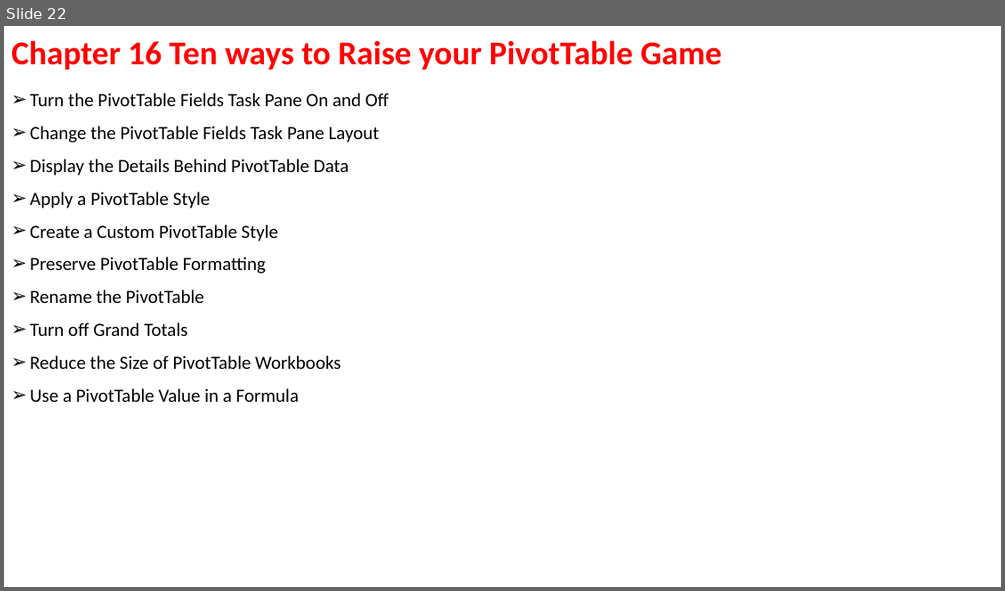
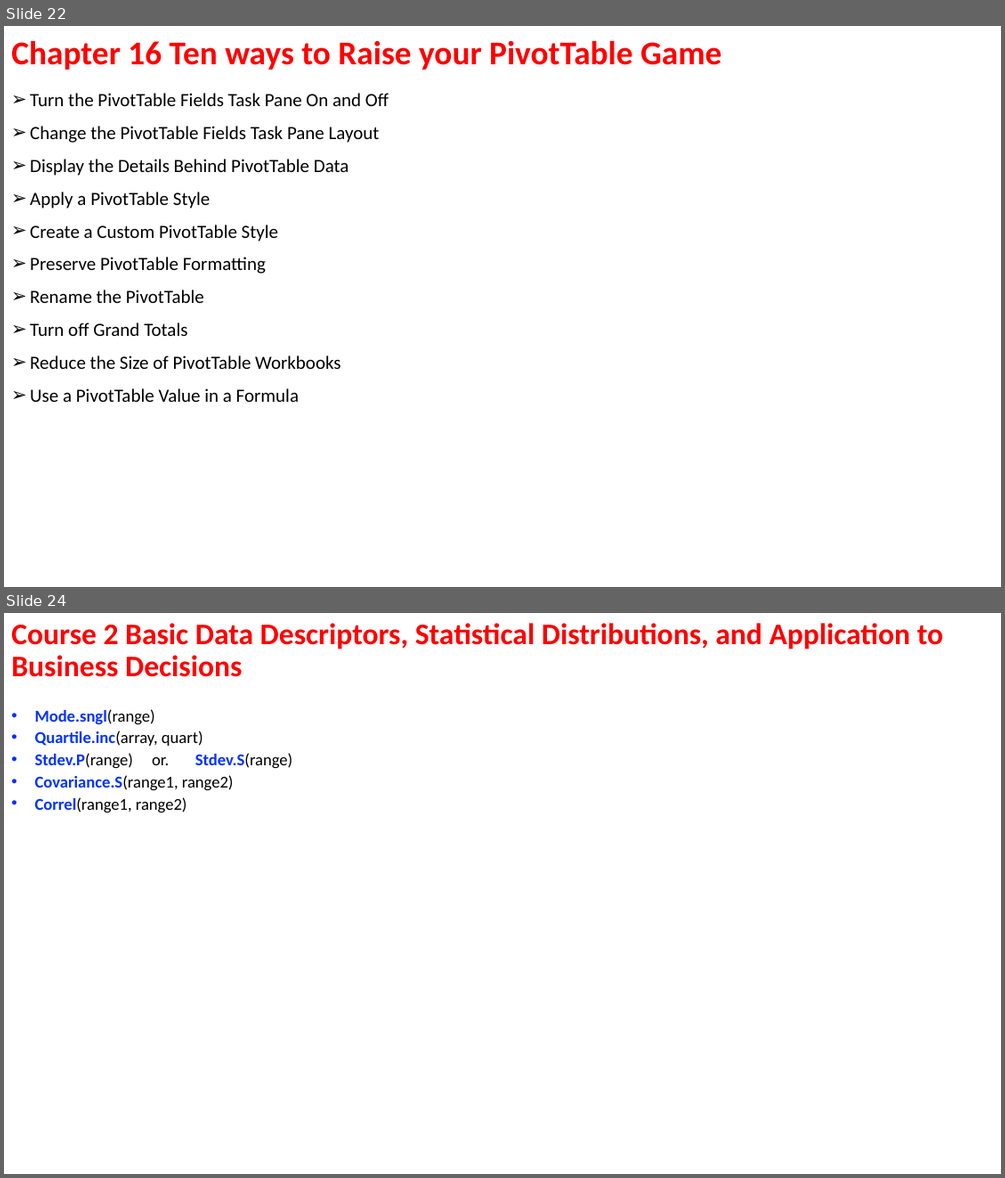
Before and after one commit to ArielMei/arielmei.github.io, a slide deck: EXCEL/ExcelDataAnalysisFD_Examples/Excel data analysis for dummies Outline.pptx. Shown one above the other, each under a label of ours: slide 22 before the commit, slides 22 and 24 after it; the slides between them are not shown. The pictures are 1005x591 and 1005x1178 pixels, drawn with LibreOffice and Linux fonts; fonts in the diff are those of the drawing. Boxes give left, top, right and bottom in pixels: in the first picture for what was removed or moved away, otherwise in the second. Text is boxed around its words. In the diff, an @@ line names an element or a change of style, - is before the commit and + after.

```diff
--- a/EXCEL/ExcelDataAnalysisFD_Examples/Excel data analysis for dummies Outline.pptx
+++ b/EXCEL/ExcelDataAnalysisFD_Examples/Excel data analysis for dummies Outline.pptx
@@ slide 24 added at (x1=4, y1=613, x2=1001, y2=1174), background #FFFFFF @@
@@ title added at (x1=11, y1=623, x2=943, y2=677), 28.8 pt, text #FF0000, bold @@
+Course 2 Basic Data Descriptors, Statistical Distributions, and Application to Business Decisions
@@ text added at (x1=35, y1=709, x2=293, y2=813), 16 pt, text #000000 @@
+• Mode.sngl(range)
+• Quartile.inc(array, quart)
+• Stdev.P(range) or. Stdev.S(range)
+• Covariance.S(range1, range2)
+• Correl(range1, range2)
```
Also in this commit, not shown: 6 other slides added, 3 other files.
